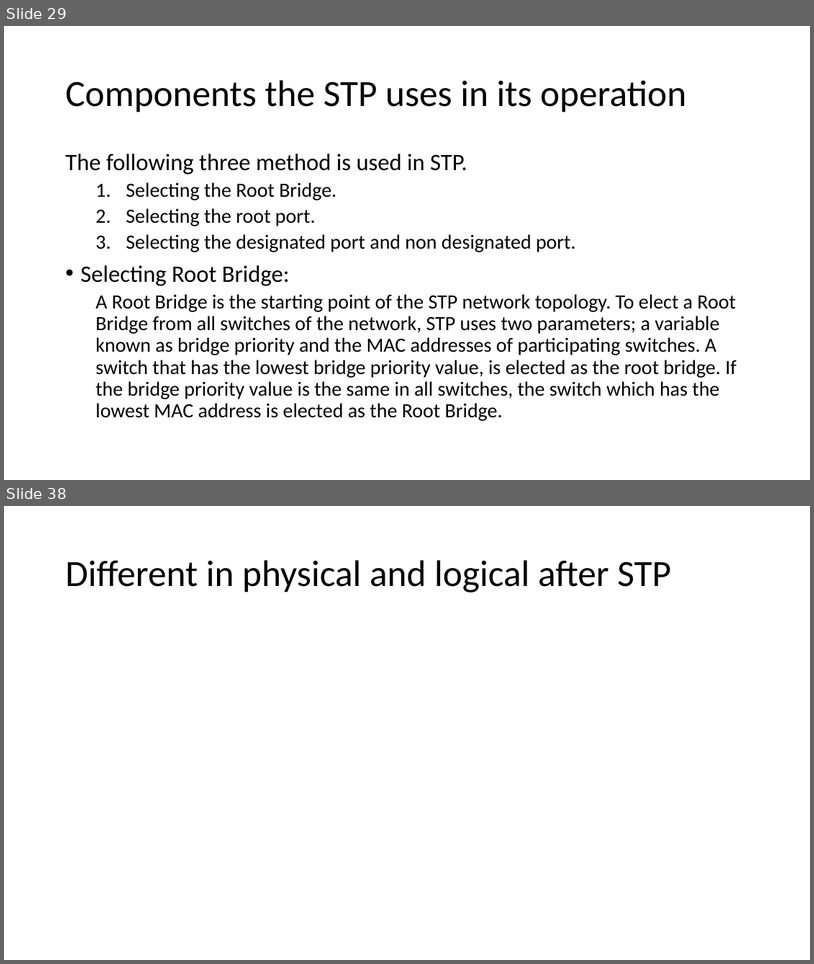
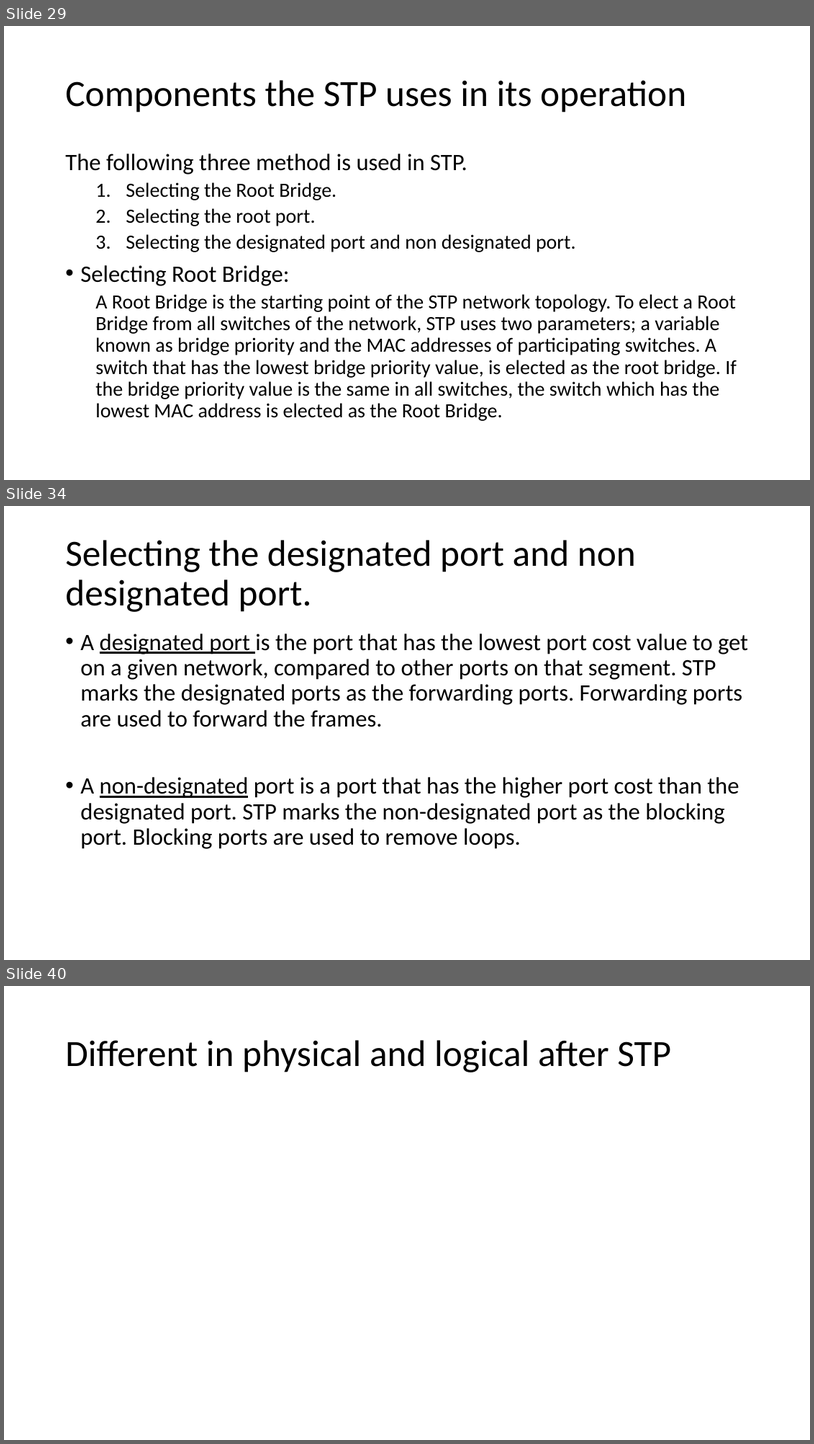
Before and after one commit to MuhammadHaseebAmjad/Networking, a slide deck: CCNA_LAB.pptx. Shown one above the other, each under a label of ours: slides 29 and 38 before the commit, slides 29, 34 and 40 after it; the slides between them are not shown. The pictures are 814x964 and 814x1444 pixels, drawn with LibreOffice and Linux fonts; fonts in the diff are those of the drawing. Boxes give left, top, right and bottom in pixels: in the first picture for what was removed or moved away, otherwise in the second. Text is boxed around its words. In the diff, an @@ line names an element or a change of style, - is before the commit and + after.

```diff
--- a/CCNA_LAB.pptx
+++ b/CCNA_LAB.pptx
@@ slide 34 added at box(4, 506, 810, 960), background #FFFFFF @@
@@ title added at box(65, 540, 636, 612), 44 pt, text #000000 @@
+Selecting the designated port and non designated port.
@@ text added at box(80, 633, 748, 849), 28 pt, text #000000 @@
+• A designated port is the port that has the lowest port cost value to get on a given network, compared to other ports on that segment. STP marks the designated ports as the forwarding ports. Forwarding ports are used to forward the frames.
+• A non-designated port is a port that has the higher port cost than the designated port. STP marks the non-designated port as the blocking port. Blocking ports are used to remove loops.
@@ what was slide 38 is now slide 40 @@
```
Also in this commit, not shown: 2 slides changed, 7 other slides added, 8 slides removed.
